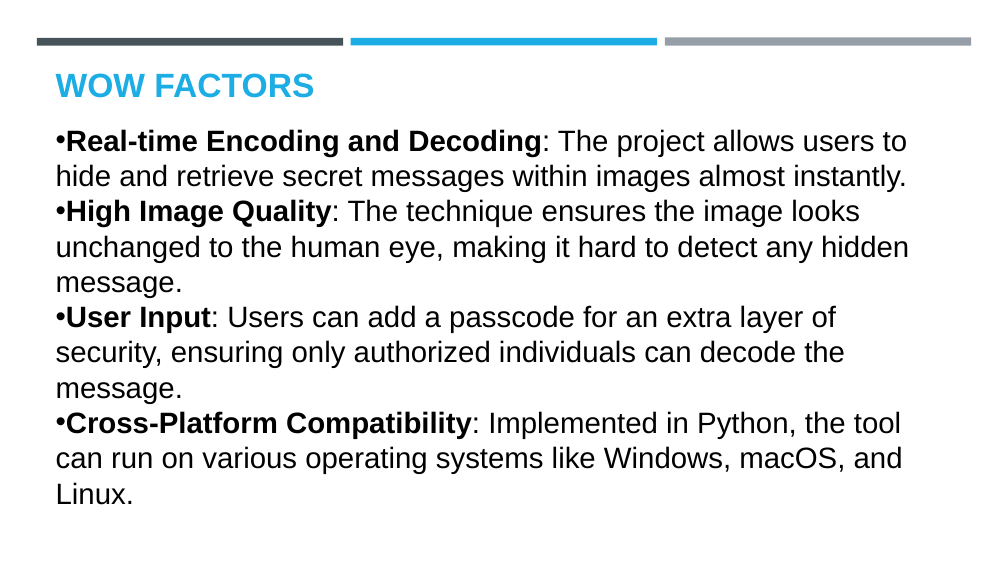
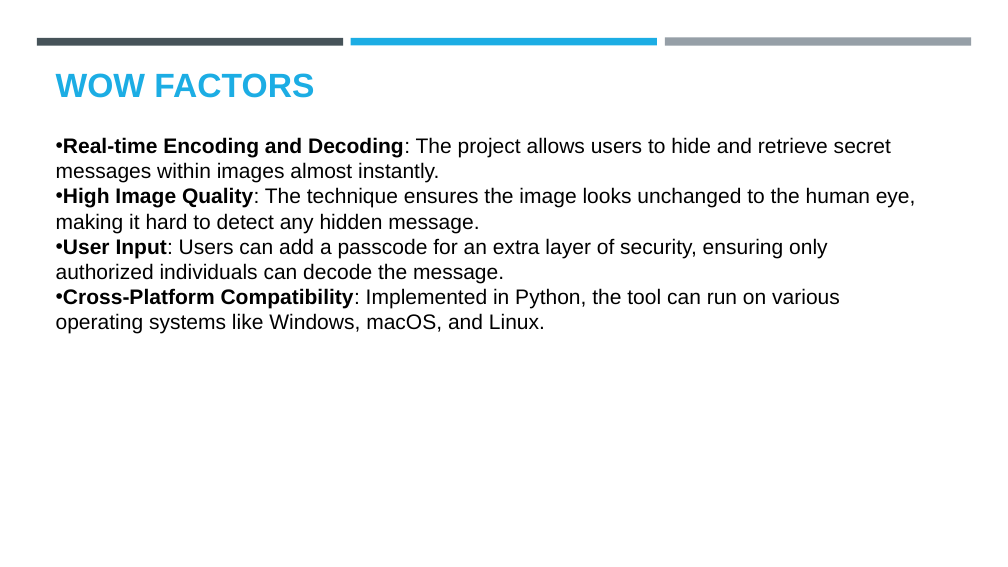
Before and after one commit to PrudhviSai990/Stegnography, a slide deck: slide 5 of Stegnography.pptx. Drawn at 1008x567 pixels with LibreOffice and Linux fonts; fonts in the diff are those of the drawing; background and template pictures are left out. Boxes give left, top, right and bottom in pixels: in the first picture for what was removed or moved away, otherwise in the second. Text is boxed around its words. In the diff, an @@ line names an element or a change of style, - is before the commit and + after.

```diff
--- a/Stegnography.pptx
+++ b/Stegnography.pptx
@@ text "Real-time Encoding and Decoding: The ...": place and size @@
-text "Real-time Encoding and Decoding: The ..." at (56,129,909,505)
+text "Real-time Encoding and Decoding: The ..." at (56,137,916,334)
@@ text "Real-time Encoding and Decoding: The ..." at (56,137,916,334): size 28 to 20 pt @@
```
Also in this commit, not shown: 5 other slides changed, 1 slide removed.
